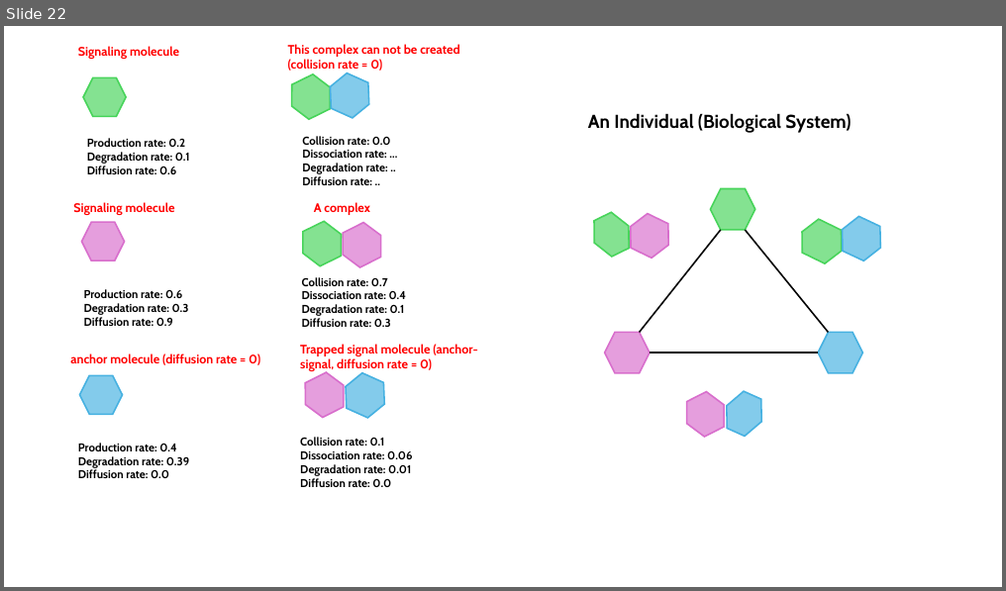
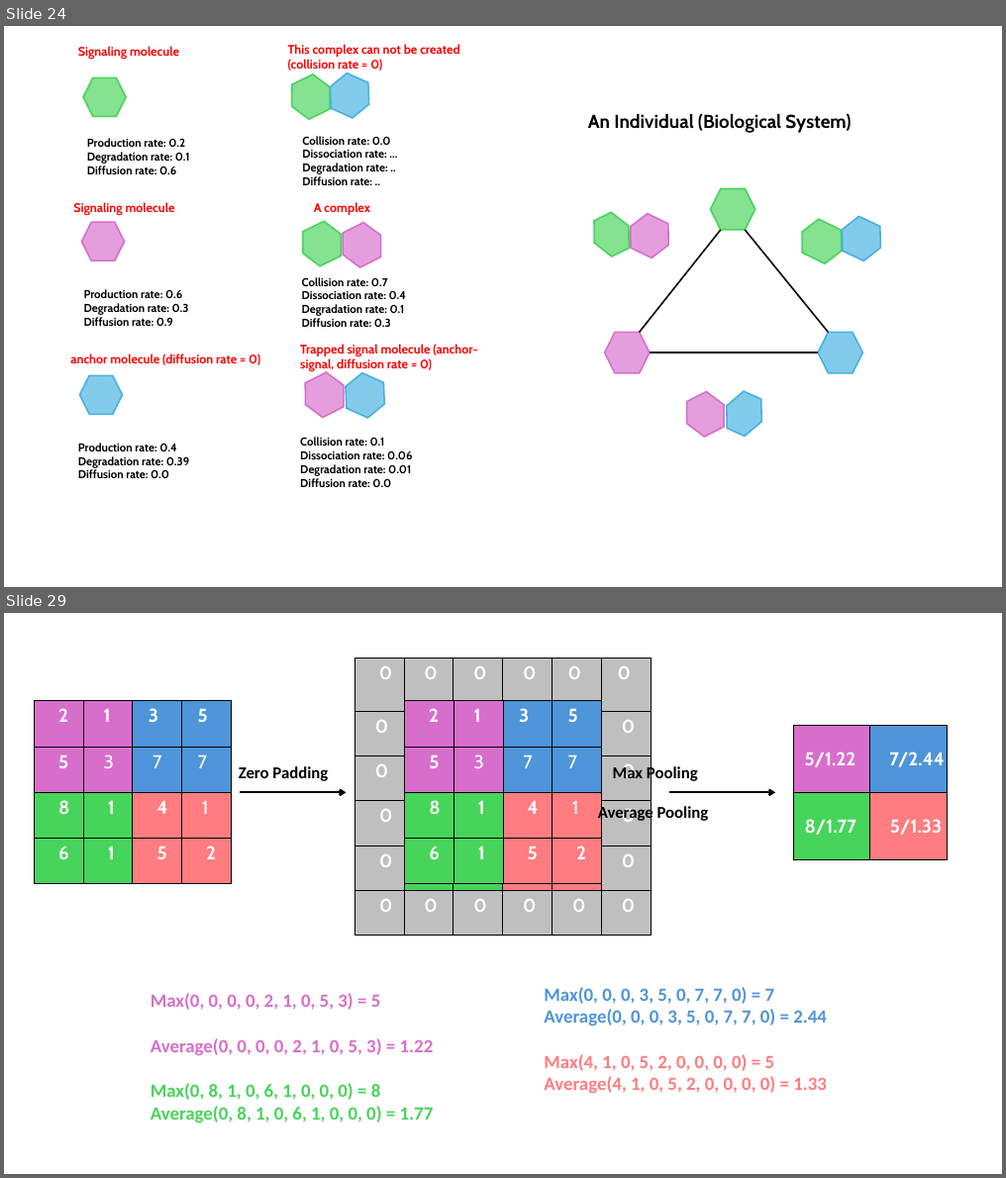
Before and after one commit to LoqmanSamani/grn-designer, a slide deck: pres/sim_system.pptx. Shown one above the other, each under a label of ours: slide 22 before the commit, slides 24 and 29 after it; the slides between them are not shown. The pictures are 1006x591 and 1006x1178 pixels, drawn with LibreOffice and Linux fonts; fonts in the diff are those of the drawing. Boxes give left, top, right and bottom in pixels: in the first picture for what was removed or moved away, otherwise in the second. Text is boxed around its words. In the diff, an @@ line names an element or a change of style, - is before the commit and + after.

```diff
--- a/pres/sim_system.pptx
+++ b/pres/sim_system.pptx
@@ slide 29 added at (4, 613, 1002, 1174), background #FFFFFF @@
@@ table added at (355, 658, 651, 927), 6 rows, 6 columns @@
+0 | 0 | 0 | 0 | 0 | 0
+0 |  |  |  |  | 0
+0 |  |  |  |  | 0
+0 |  |  |  |  | 0
+0 |  |  |  |  | 0
+0 | 0 | 0 | 0 | 0 | 0
@@ table added at (35, 700, 233, 884), 4 rows, 4 columns @@
+2 | 1 | 3 | 5
+5 | 3 | 7 | 7
+8 | 1 | 4 | 1
+6 | 1 | 5 | 2
@@ table added at (405, 700, 602, 884), 4 rows, 4 columns @@
+2 | 1 | 3 | 5
+5 | 3 | 7 | 7
+8 | 1 | 4 | 1
+6 | 1 | 5 | 2
@@ table added at (793, 725, 947, 860), 2 rows, 2 columns @@
+ | 
+ | 
@@ text added at (805, 752, 944, 835), 18 pt, text #FFFFFF, bold @@
+5/1.22 7/2.44
+8/1.77 5/1.33
@@ text added at (151, 765, 709, 1010), 16 pt, text #000000, bold @@
+Zero Padding Max Pooling
+Average Pooling
@@ arrow added from (240, 792) to (347, 792), #000000 2 pt @@
@@ arrow added from (669, 792) to (776, 792), #000000 2 pt @@
@@ text added at (151, 993, 434, 1123), 18 pt, text #D86ECC, bold @@
+Max(0, 0, 0, 0, 2, 1, 0, 5, 3) = 5
+Average(0, 0, 0, 0, 2, 1, 0, 5, 3) = 1.22
+Max(0, 8, 1, 0, 6, 1, 0, 0, 0) = 8
+Average(0, 8, 1, 0, 6, 1, 0, 0, 0) = 1.77
@@ text added at (544, 987, 827, 1093), 18 pt, text #4E95D9, bold @@
+Max(0, 0, 0, 3, 5, 0, 7, 7, 0) = 7
+Average(0, 0, 0, 3, 5, 0, 7, 7, 0) = 2.44
+Max(4, 1, 0, 5, 2, 0, 0, 0, 0) = 5
+Average(4, 1, 0, 5, 2, 0, 0, 0, 0) = 1.33
@@ what was slide 22 is now slide 24 @@
```
Also in this commit, not shown: 1 slide changed, 8 other slides added.
